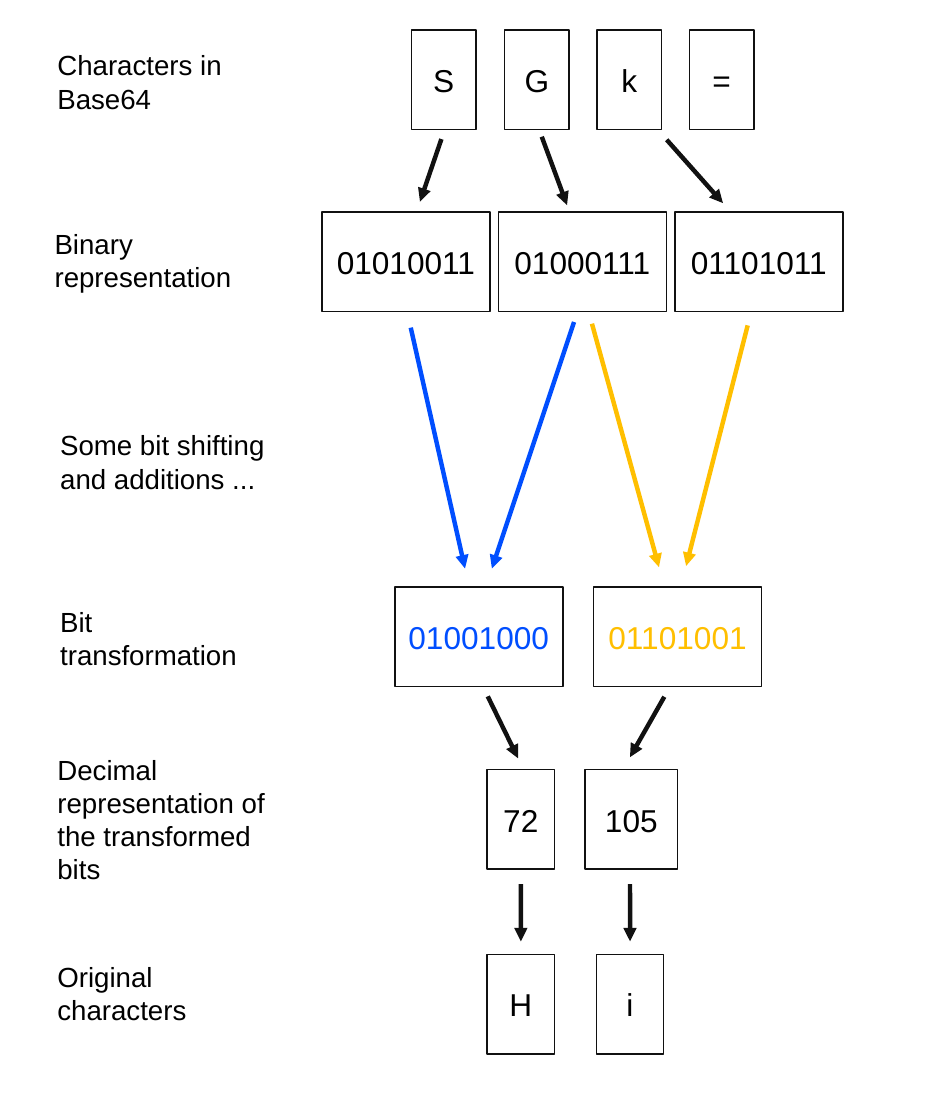
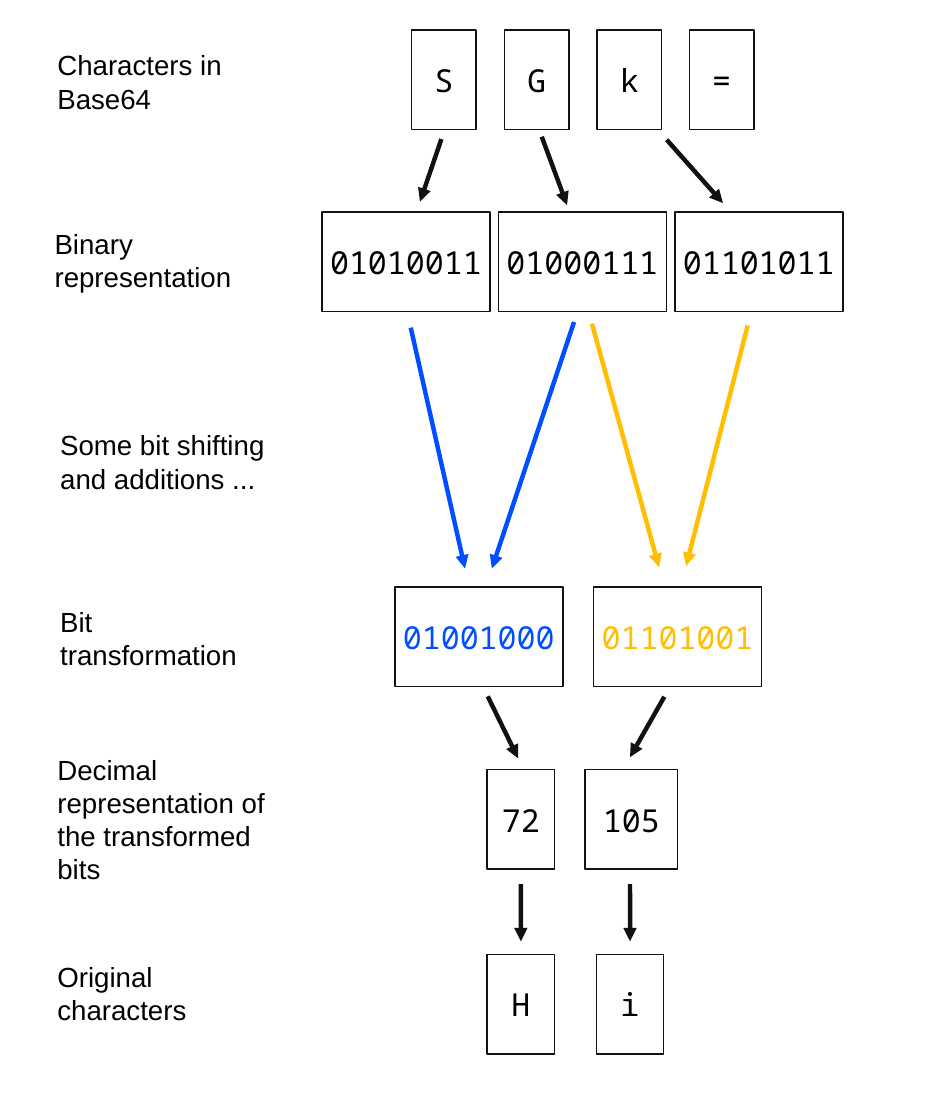
Before and after one commit to pedropark99/zig-book, a slide deck: slide 1 of Figures/Powerpoint/base64-decoder-flow.odp. Drawn at 952x1120 pixels with LibreOffice and Linux fonts; fonts in the diff are those of the drawing. Boxes give left, top, right and bottom in pixels: in the first picture for what was removed or moved away, otherwise in the second. Text is boxed around its words. In the diff, an @@ line names an element or a change of style, - is before the commit and + after.

```diff
--- a/Figures/Powerpoint/base64-decoder-flow.odp
+++ b/Figures/Powerpoint/base64-decoder-flow.odp
@@ font Arial to Noto Sans Mono in 12 elements at [412, 30, 476, 129], [322, 212, 490, 311], [487, 769, 554, 869], [505, 30, 569, 129], [585, 769, 678, 869], [487, 954, 554, 1054], [597, 954, 663, 1054], [498, 212, 666, 311], [675, 212, 843, 311], [395, 587, 562, 686], [594, 587, 761, 686], [689, 30, 754, 129] @@
```
Also in this commit, not shown: 24 other files.
